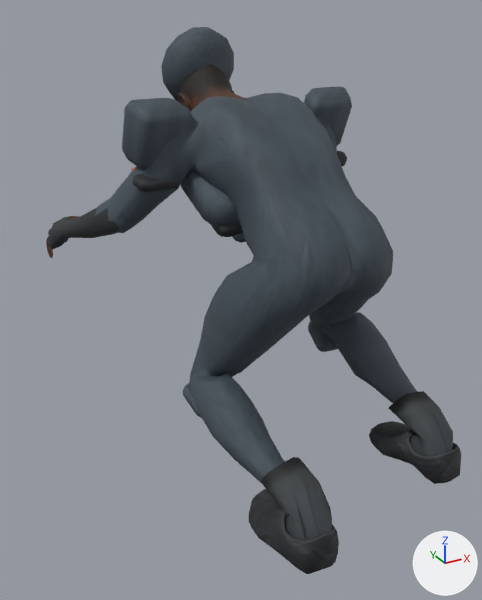
The FBX model Assets/Resources/ProductionArt/Armored.fbx: old version first, new version second.
Before and after are seen from a 50 mm camera at (-0.945, -1.39, 1.181) aimed at (-0.055, 0.228, 0.371). The axes (+X, +Y, +Z) are drawn at lower right. The lights are the same throughout. The picture after the commit comes second. Both versions are drawn at frame 169 of the action 'Scene'; the numbers are the values there.

In view in the first picture: 'Armored skinned body'.
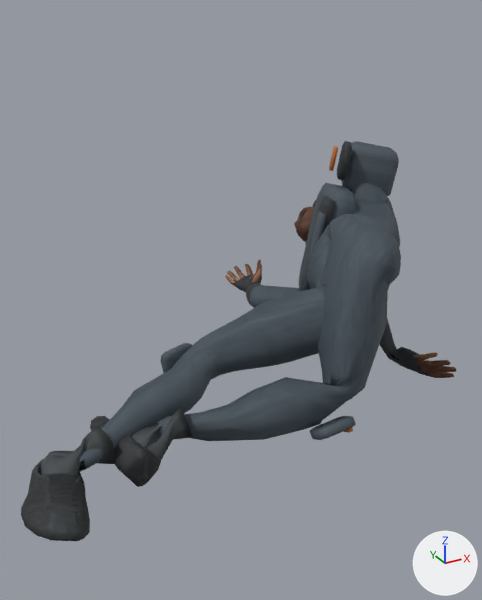
Location of each change, (x1, y1, x2, y2) in pixels of the pictures (482 x 600 px; the box of a moved part takes in the faces that stretch with it):
'Armored skinned body', reshaped (27% shorter): before (46, 27, 461, 574); after (21, 141, 456, 541)
part 1 of me_armored_skin, moved or reshaped: before (248, 489, 339, 574); after (90, 416, 161, 487)
part 2 of me_armored_skin, moved or reshaped: before (369, 421, 461, 484); after (21, 459, 90, 541)
part 3 of me_armored_skin, moved or reshaped: before (183, 383, 202, 418); after (310, 416, 356, 440)
part 4 of me_armored_skin, moved or reshaped: before (308, 322, 338, 352); after (161, 343, 193, 373)
part 5 of me_armored_skin, moved or reshaped (not visible afterwards): before (161, 27, 234, 101)
part 6 of me_armored_skin, moved or reshaped: before (181, 170, 241, 228); after (299, 183, 355, 292)
part 7 of me_armored_skin, moved or reshaped: before (211, 225, 243, 237); after (300, 196, 335, 291)
part 8 of me_armored_skin, moved or reshaped (mostly hidden before): before (232, 233, 246, 243); after (301, 211, 326, 291)
part 9 of me_armored_skin, moved or reshaped: before (122, 98, 194, 170); after (341, 141, 399, 196)
part 10 of me_armored_skin, moved or reshaped: before (133, 174, 179, 192); after (337, 141, 352, 180)
part 11 of me_armored_skin, moved or reshaped (not visible before): after (329, 146, 338, 171)
part 12 of me_armored_skin, moved or reshaped (not visible afterwards): before (304, 86, 352, 146)
part 13 of me_armored_skin, moved or reshaped (not visible afterwards): before (337, 151, 347, 166)
part 14 of me_armored_skin, moved or reshaped: before (46, 65, 453, 540); after (39, 181, 456, 475)

Diff of the bpy script that builds the scene:
```diff
--- a/Assets/Resources/ProductionArt/Armored.fbx.py
+++ b/Assets/Resources/ProductionArt/Armored.fbx.py
@@ me_armored_skin @@
-me_armored_skin.from_pydata(...)  # 3331 vertices, 5042 faces; spans x -0.492..0.503, y -0.491..0.892, z 0.009..1.124
+me_armored_skin.from_pydata(...)  # 3331 vertices, 5042 faces; spans x -0.801..0.756, y -0.227..1.102, z 0.0..0.776
+# me_armored_skin part 1: the loose piece of 134 vertices spanning x -0.317..-0.156, y -0.491..-0.206, z 0.009..0.117 is multiplied about its middle by the matrix ((0.583, -0.008, 0.813), (0.055, 0.998, -0.03), (-0.811, 0.062, 0.582)), then moved by (-0.247, 0.455, 0.021)
+# me_armored_skin part 2: the loose piece of 135 vertices spanning x 0.155..0.317, y -0.402..-0.116, z 0.009..0.117 is multiplied about its middle by the matrix ((-0.923, -0.187, 0.337), (0.239, -0.963, 0.123), (0.301, 0.194, 0.934)), then moved by (-0.943, 0.235, 0.018)
+# me_armored_skin part 3: the loose piece of 48 vertices spanning x -0.299..-0.191, y 0.035..0.156, z 0.124..0.191 is multiplied about its middle by the matrix ((-0.4, 0.867, 0.298), (-0.716, -0.498, 0.489), (0.572, -0.018, 0.82)), then moved by (0.251, -0.271, -0.022)
+# me_armored_skin part 4: the loose piece of 48 vertices spanning x 0.18..0.287, y 0.118..0.234, z 0.172..0.248 is multiplied about its middle by the matrix ((0.2, 0.746, 0.636), (-0.052, 0.656, -0.753), (-0.978, 0.117, 0.17)), then moved by (-0.473, 0.106, -0.031)
+# me_armored_skin part 5: the loose piece of 84 vertices spanning x -0.119..0.117, y 0.517..0.7, z 0.885..1.124 is multiplied about its middle by the matrix ((-0.214, 0.1, 0.972), (0.0, 0.995, -0.102), (-0.977, -0.022, -0.213)), then moved by (0.638, 0.072, -0.629)
+# me_armored_skin part 6: the loose piece of 48 vertices spanning x -0.202..0.202, y 0.092..0.365, z 0.635..0.804 is multiplied about its middle by the matrix ((-0.214, 0.1, 0.972), (0.0, 0.995, -0.102), (-0.977, -0.022, -0.213)), then moved by (0.323, 0.103, -0.276)
+# me_armored_skin part 7: the loose piece of 48 vertices spanning x -0.176..0.176, y 0.11..0.209, z 0.615..0.68 is multiplied about its middle by the matrix ((-0.214, 0.1, 0.972), (0.0, 0.995, -0.102), (-0.977, -0.022, -0.213)), then moved by (0.246, 0.111, -0.187)
+# me_armored_skin part 8: the loose piece of 16 vertices spanning x -0.132..0.132, y 0.103..0.162, z 0.599..0.636 is multiplied about its middle by the matrix ((-0.214, 0.1, 0.972), (0.0, 0.995, -0.102), (-0.977, -0.022, -0.213)), then moved by (0.215, 0.114, -0.15)
+# me_armored_skin part 9: the loose piece of 48 vertices spanning x -0.351..-0.187, y 0.232..0.37, z 0.777..0.961 is multiplied about its middle by the matrix ((-0.214, 0.1, 0.972), (0.0, 0.995, -0.102), (-0.977, -0.022, -0.213)), then moved by (0.802, 0.088, -0.197)
+# me_armored_skin part 10: the loose piece of 32 vertices spanning x -0.347..-0.224, y 0.252..0.309, z 0.728..0.77 is multiplied about its middle by the matrix ((-0.214, 0.1, 0.972), (0.0, 0.995, -0.102), (-0.977, -0.022, -0.213)), then moved by (0.704, 0.1, -0.034)
+# me_armored_skin part 11: the loose piece of 16 vertices spanning x -0.321..-0.239, y 0.354..0.381, z 0.751..0.771 is multiplied about its middle by the matrix ((-0.214, 0.1, 0.972), (0.0, 0.995, -0.102), (-0.977, -0.022, -0.213)), then moved by (0.718, 0.098, -0.056)
+# me_armored_skin part 12: the loose piece of 48 vertices spanning x 0.187..0.351, y 0.232..0.37, z 0.777..0.961 is multiplied about its middle by the matrix ((-0.214, 0.1, 0.972), (0.0, 0.995, -0.102), (-0.977, -0.022, -0.213)), then moved by (0.149, 0.088, -0.722)
+# me_armored_skin part 13: the loose piece of 32 vertices spanning x 0.224..0.347, y 0.252..0.309, z 0.728..0.77 is multiplied about its middle by the matrix ((-0.214, 0.1, 0.972), (0.0, 0.995, -0.102), (-0.977, -0.022, -0.213)), then moved by (0.01, 0.1, -0.592)
+# me_armored_skin part 14: 2330 of 3331 vertices moved; they spanned x -0.492..0.503, y -0.476..0.892, z 0.061..1.042 and now span x -0.738..0.673, y -0.188..1.102, z 0.031..0.655; mean shift (0.28, 0.025, -0.313); largest move (-0.42, 0.892, 0.467) -> (0.616, -0.03, 0.05)
+# other edits to the shape of me_armored_skin do not show in these pictures
 me_armored_skin.materials.append(mat_character_atlas)
```
